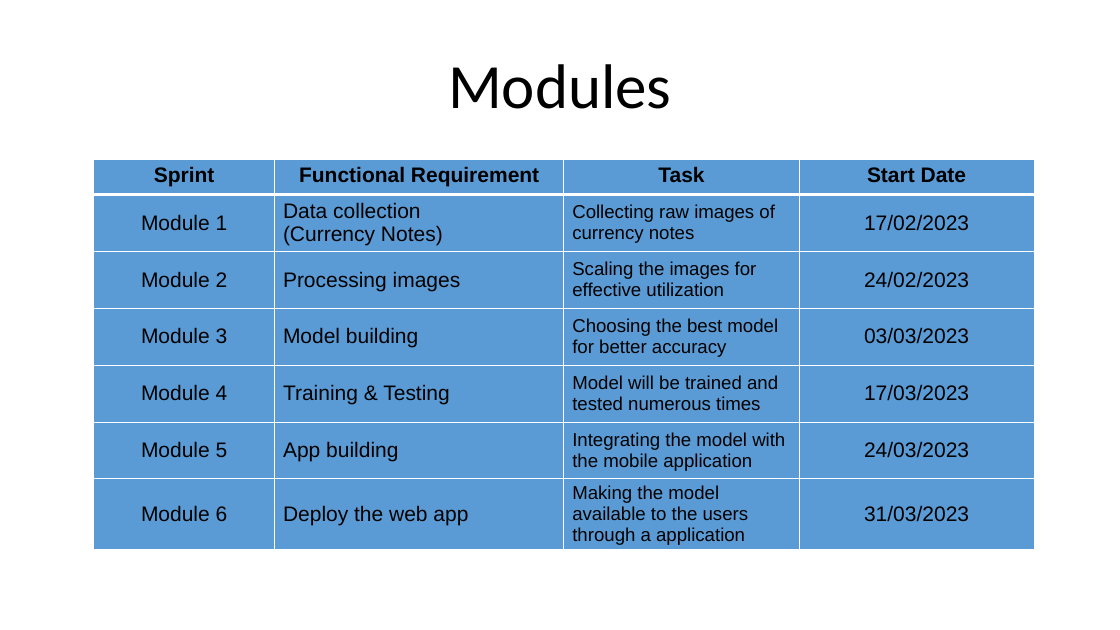
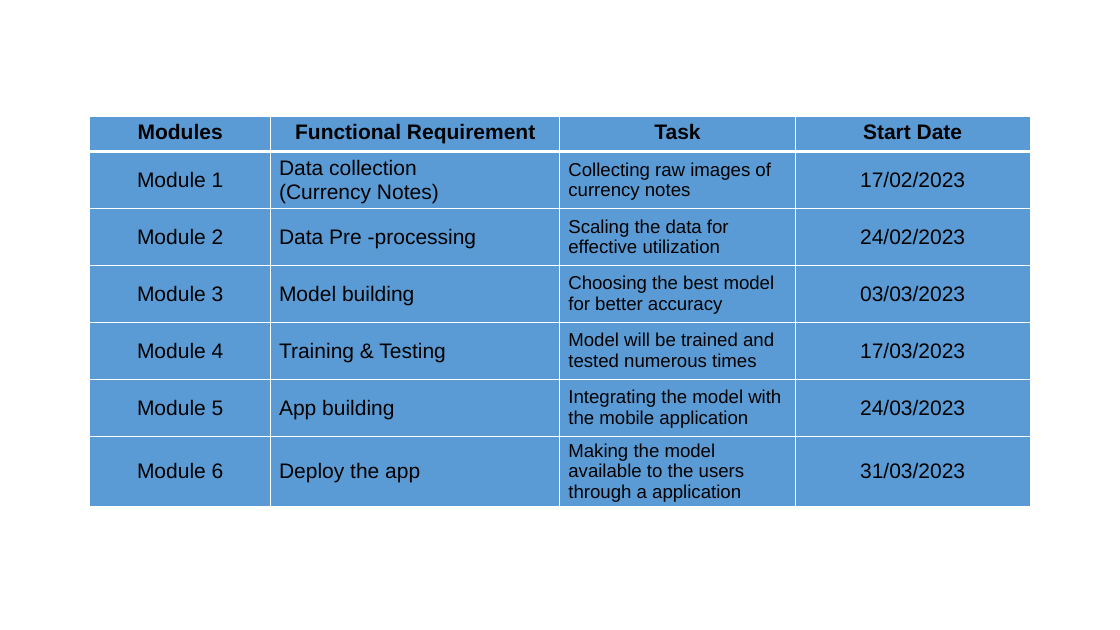
Before and after one commit to Sriram-Karthick-k/final-year-project, a slide deck: slide 16 of final/2nd review/Fake Currency Detection Using Image Processing.pptx (slide 10 before the commit). Drawn at 1120x630 pixels with LibreOffice and Linux fonts; fonts in the diff are those of the drawing. Boxes give left, top, right and bottom in pixels: in the first picture for what was removed or moved away, otherwise in the second. Text is boxed around its words. In the diff, an @@ line names an element or a change of style, - is before the commit and + after.

```diff
--- a/final/2nd review/Fake Currency Detection Using Image Processing.pptx
+++ b/final/2nd review/Fake Currency Detection Using Image Processing.pptx
@@ title removed at box(448, 64, 672, 109) @@
-Modules
@@ table at box(90, 116, 1030, 513) @@
-row 1, column 1: Sprint
+row 1, column 1: Modules
-row 3, column 2: Processing images
+row 3, column 2: Data Pre -processing
-row 3, column 3: Scaling the images for effective utilization
+row 3, column 3: Scaling the data for effective utilization
-row 7, column 2: Deploy the web app
+row 7, column 2: Deploy the app
@@ table: place and size @@
-table at box(94, 159, 1034, 556)
+table at box(90, 116, 1030, 513)
```
Also in this commit, not shown: 7 other slides changed, 6 slides added, 1 slide removed, 1 other file.
